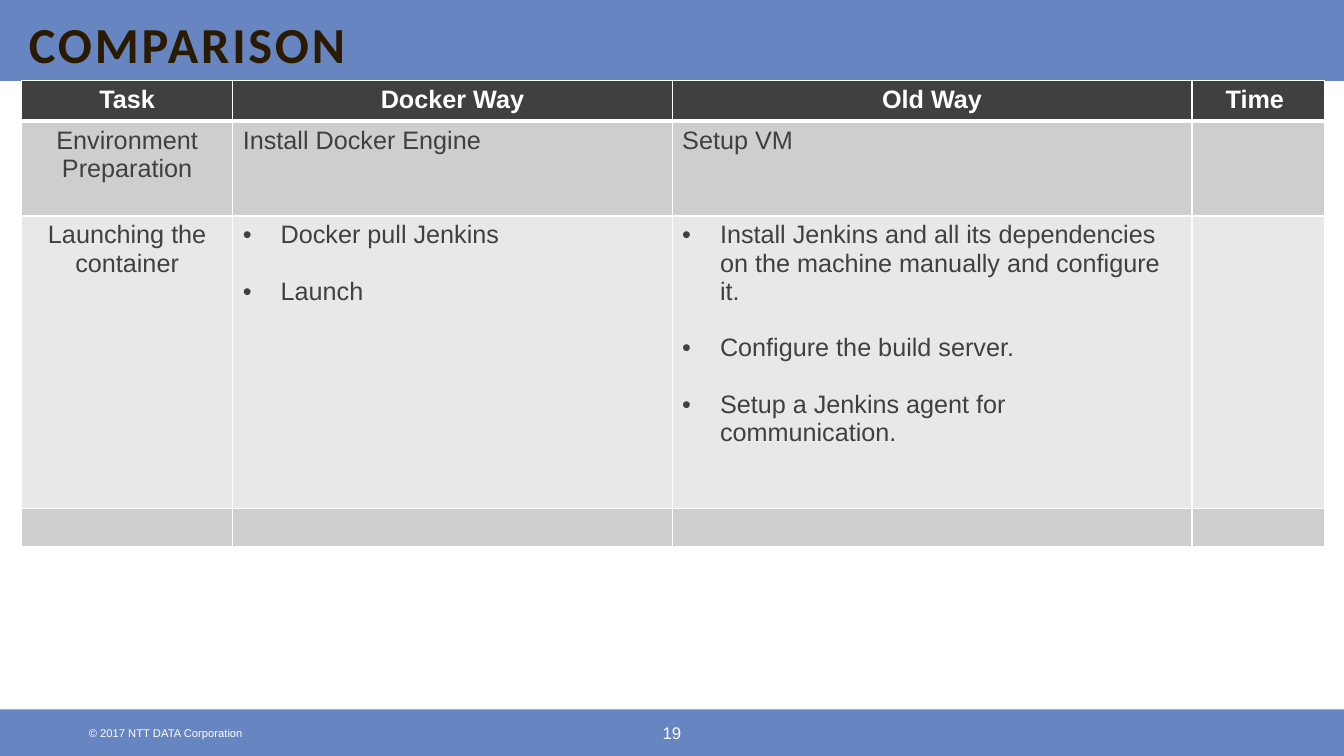
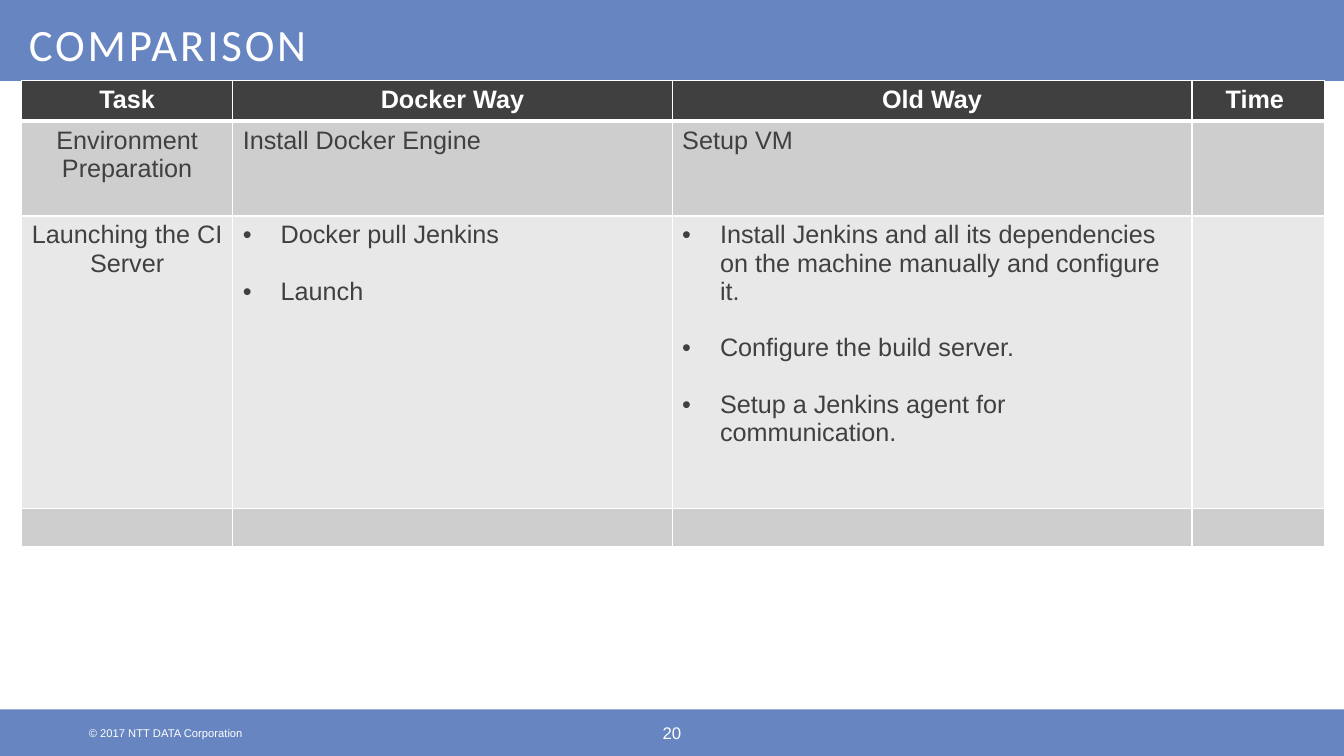
Before and after one commit to shaayaan16/segfaultshooter, a slide deck: slide 20 of Final Presentation.pptx (slide 19 before the commit). Drawn at 1344x756 pixels with LibreOffice and Linux fonts; fonts in the diff are those of the drawing; background and template pictures are left out. Boxes give left, top, right and bottom in pixels: in the first picture for what was removed or moved away, otherwise in the second. Text is boxed around its words. In the diff, an @@ line names an element or a change of style, - is before the commit and + after.

```diff
--- a/Final Presentation.pptx
+++ b/Final Presentation.pptx
@@ title "COMPARISON" at [29,32,306,62]: size 36 to 32 pt, text colour #2A1A00 to #FFFFFF, bold off @@
@@ table at [21,81,1325,726] @@
-row 3, column 1: Launching the container
+row 3, column 1: Launching the CI Server
@@ page number at [663,727,682,739]: text changed @@
-19
+20
```
Also in this commit, not shown: 9 other slides changed, 9 slides added, 6 slides removed.
